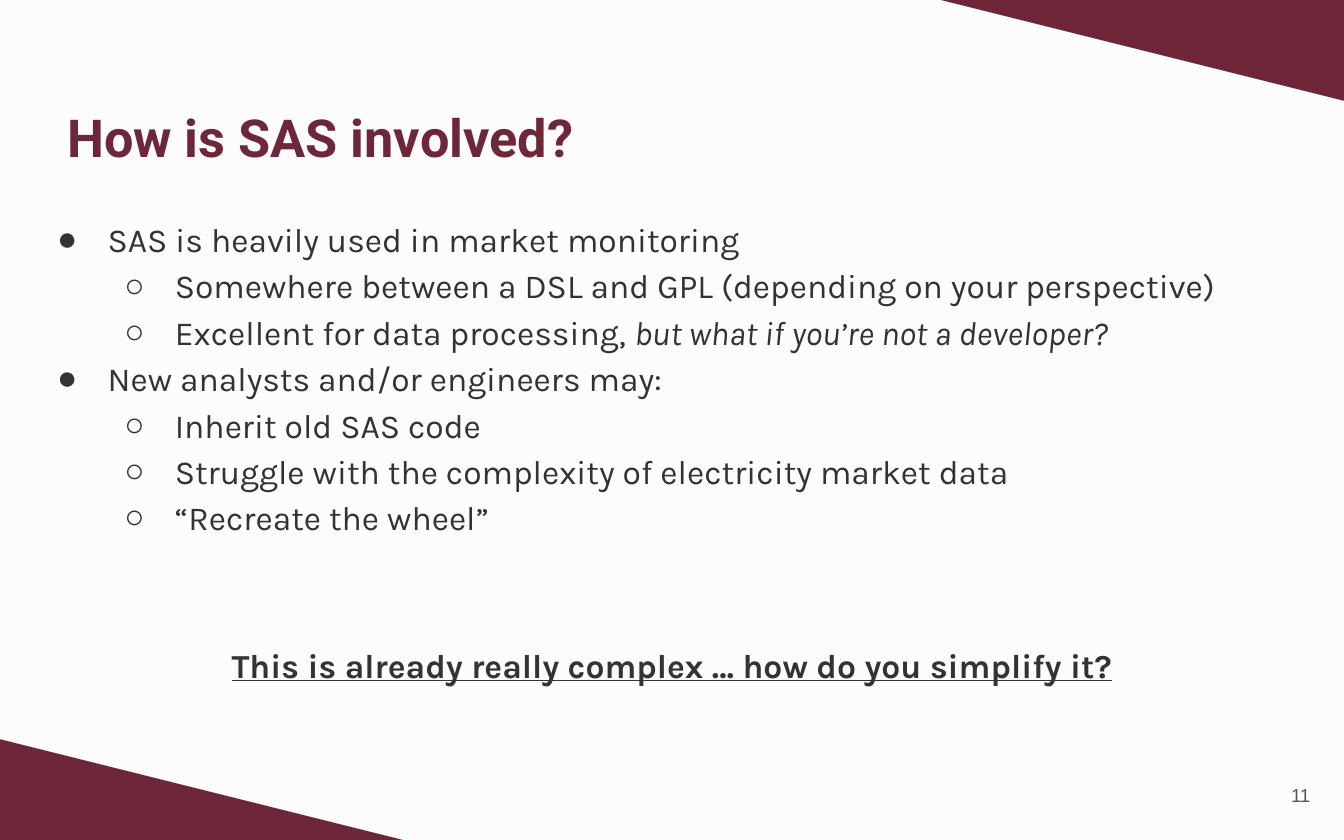
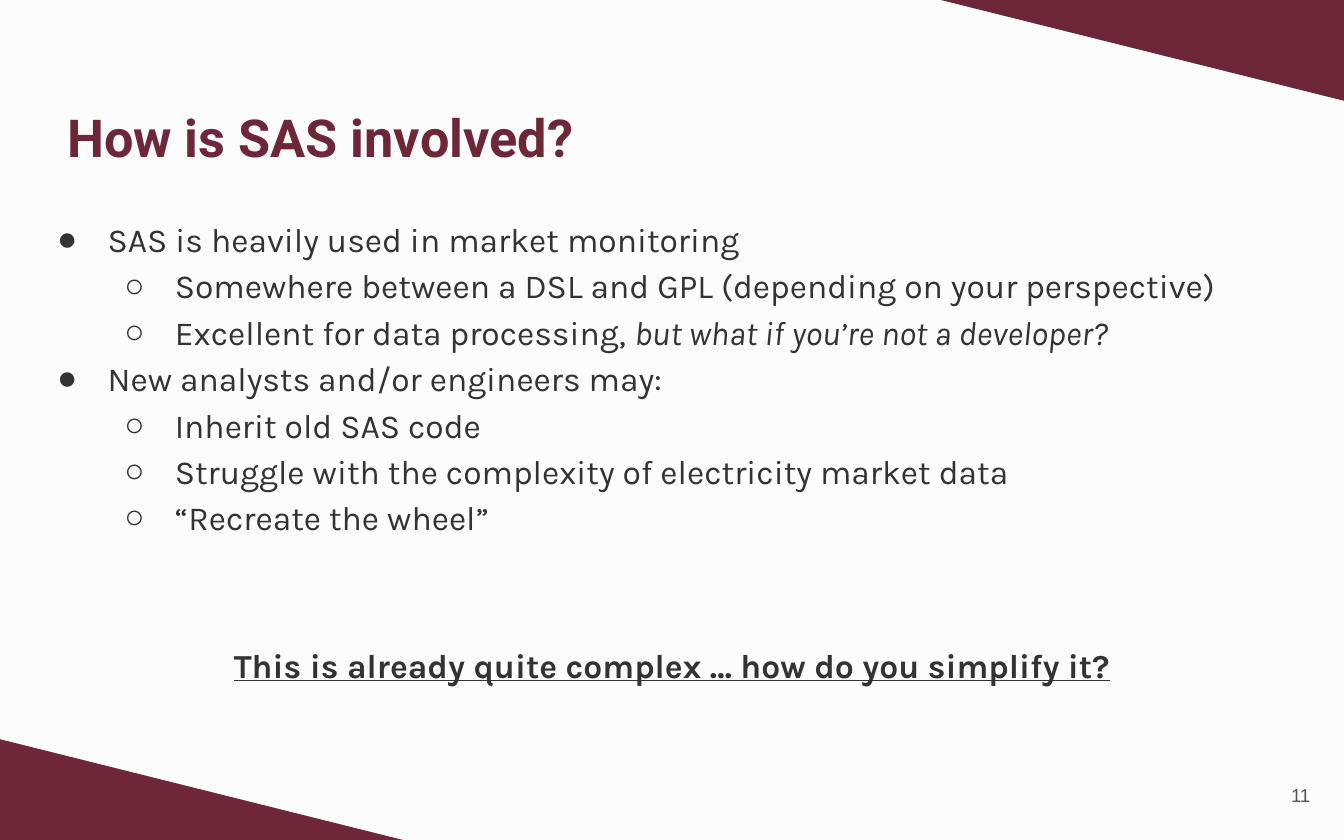
Before and after one commit to echarlesgrasby/seasug-2026-paper, a slide deck: slide 11 of conference_resources/DSL_Market_Monitoring_SEASUG_42-2026_EGrasby_SlideDeck.pptx. Drawn at 1344x840 pixels with LibreOffice and Linux fonts; fonts in the diff are those of the drawing; background and template pictures are left out. Boxes give left, top, right and bottom in pixels: in the first picture for what was removed or moved away, otherwise in the second. Text is boxed around its words. In the diff, an @@ line names an element or a change of style, - is before the commit and + after.

```diff
--- a/conference_resources/DSL_Market_Monitoring_SEASUG_42-2026_EGrasby_SlideDeck.pptx
+++ b/conference_resources/DSL_Market_Monitoring_SEASUG_42-2026_EGrasby_SlideDeck.pptx
@@ text at bbox=[234, 654, 1110, 686]: text changed @@
-This is already really complex … how do you simplify it?
+This is already quite complex … how do you simplify it?
```
Also in this commit, not shown: 6 other slides changed, 1 other file.
